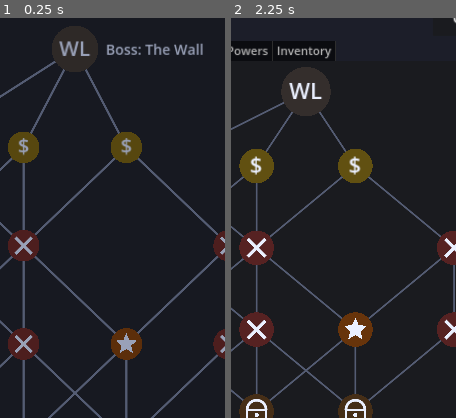
Above: before the commit, frames 1-2 (left to right).
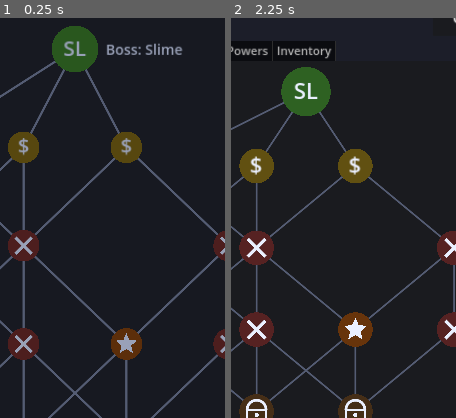
Above: after the commit, the same moments.

Repository: codercroft/Flick-Figures
Game: Godot game, scene res://scenes/map.tscn
Two runs of this game, one before a commit and one after it. Both use one fixed random seed, a clock stepped at 60 frames per second and the inputs below.
Inputs:
- Up to frame 1 (0.25 s): no input
- Up to frame 2 (2.25 s): click "i" at 0.5 s; click "Equipment (0)" at 1.25 s; click "i" at 2 s
The pictures show only the part of the screen within x 33-83%, y 7-57%; the shares and areas given below are measured in that part.

The runs differ from the first frame. In frame 1, 2.3% of the frame differs, in the area x 23-91%, y 2-14%; in frame 2, 2.1%.

Commit message:
Add Skull-o-tron boss: spinning compound body with breakable ball arms
Co-Authored-By: Claude Sonnet 5.5 <noreply@anthropic.com>
Claude-Session: https://claude.ai/code/session_01CJYKLDzyQUZGsZgothDQCe

Diff:
--- a/resources/figure_registry.tres
+++ b/resources/figure_registry.tres
@@ -27,10 +27,11 @@
 [ext_resource type="Resource" path="res://resources/figures/pinata.tres" id="28"]
 [ext_resource type="Resource" path="res://resources/figures/pinhead.tres" id="29"]
 [ext_resource type="Resource" path="res://resources/figures/juicer.tres" id="30"]
+[ext_resource type="Resource" path="res://resources/figures/boss_skull_o_tron.tres" id="31"]
 
 [resource]
 script = ExtResource("1")
 grunts = Array[ExtResource("2")]([ExtResource("3")])
 draftable = Array[ExtResource("2")]([ExtResource("7"), ExtResource("8"), ExtResource("9"), ExtResource("10"), ExtResour …(292 unchanged characters)…
 economy = Array[ExtResource("2")]([ExtResource("18"), ExtResource("27"), ExtResource("28")])
-bosses = Array[ExtResource("14")]([ExtResource("15"), ExtResource("16"), ExtResource("17")])
+bosses = Array[ExtResource("14")]([ExtResource("15"), ExtResource("16"), ExtResource("17"), ExtResource("31")])
--- /dev/null
+++ b/resources/figures/boss_skull_o_tron.tres
@@ -0,0 +1,15 @@
+[gd_resource type="Resource" script_class="BossData" load_steps=4 format=3]
+
+[ext_resource type="Script" path="res://scripts/boss_data.gd" id="1"]
+[ext_resource type="Script" path="res://scripts/figure_data.gd" id="2"]
+[ext_resource type="Resource" path="res://resources/figures/skull_o_tron.tres" id="3"]
+
+[resource]
+script = ExtResource("1")
+display_name = "Skull-o-tron"
+description = "Big and slow, and it spins. Break off its arms and every ball joins the fight."
+map_label = "SK"
+map_color = Color(0.55, 0.58, 0.7, 1)
+map_icon = 22
+enemies = Array[ExtResource("2")]([ExtResource("3")])
+enemy_flicks_per_turn = 1
--- /dev/null
+++ b/resources/figures/skull_ball.tres
@@ -0,0 +1,19 @@
+[gd_resource type="Resource" script_class="FigureData" load_steps=2 format=3]
+
+[ext_resource type="Script" path="res://scripts/figure_data.gd" id="1"]
+
+[resource]
+script = ExtResource("1")
+display_name = "Skull Ball"
+description = "A ball that broke off Skull-o-tron. Light and average."
+label = "SK"
+icon = 21
+color = Color(0.92, 0.9, 0.8, 1)
+radius = 38.0
+mass = 0.7
+bounce = 0.7
+damping_multiplier = 1.0
+flick_power_multiplier = 1.0
+knockback_taken_multiplier = 1.0
+accuracy = 0.8
+rarity = 0
--- /dev/null
+++ b/resources/figures/skull_o_tron.tres
@@ -0,0 +1,26 @@
+[gd_resource type="Resource" script_class="FigureData" load_steps=5 format=3]
+
+[ext_resource type="Script" path="res://scripts/figure_data.gd" id="1"]
+[ext_resource type="Script" path="res://scripts/abilities/skullotron_ability.gd" id="2"]
+[ext_resource type="Resource" path="res://resources/figures/skull_ball.tres" id="3"]
+
+[sub_resource type="Resource" id="Resource_1"]
+script = ExtResource("2")
+ball = ExtResource("3")
+
+[resource]
+script = ExtResource("1")
+display_name = "Skull-o-tron"
+description = "A big skull with three arms ending in balls. It spins while it moves. Hit an arm hard and the ball breaks off."
+label = "SKT"
+icon = 22
+color = Color(0.78, 0.8, 0.88, 1)
+radius = 95.0
+mass = 6.0
+bounce = 0.5
+damping_multiplier = 1.2
+flick_power_multiplier = 0.7
+knockback_taken_multiplier = 1.0
+accuracy = 0.7
+spawn_margin = 270.0
+ability = SubResource("Resource_1")
--- a/scripts/abilities/combined_ability.gd
+++ b/scripts/abilities/combined_ability.gd
@@ -130,3 +130,18 @@
 
 func cancels_rebound(figure: Figure) -> bool:
 	return first.cancels_rebound(figure) or second.cancels_rebound(figure)
+
+
+func setup_body(figure: Figure) -> void:
+	first.setup_body(figure)
+	second.setup_body(figure)
+
+
+func draw_body(figure: Figure) -> void:
+	first.draw_body(figure)
+	second.draw_body(figure)
+
+
+func on_shape_hit(figure: Figure, other: Figure, shape_node: Node, speed: float) -> void:
+	first.on_shape_hit(figure, other, shape_node, speed)
+	second.on_shape_hit(figure, other, shape_node, speed)
--- a/scripts/abilities/figure_ability.gd
+++ b/scripts/abilities/figure_ability.gd
@@ -159,3 +159,20 @@
 ## True if this figure never rebounds after hitting something during its own flick (Pusher).
 func cancels_rebound(_figure: Figure) -> bool:
 	return false
+
+
+## BODY HOOKS (bosses with a custom shape, Skull-o-tron).
+
+## Called once when the figure is ready: add extra collision shapes, allow spinning...
+func setup_body(_figure: Figure) -> void:
+	pass
+
+
+## Drawn first, under the round body, in the figure's own (rotating) coordinates.
+func draw_body(_figure: Figure) -> void:
+	pass
+
+
+## A figure hit one of this figure's EXTRA collision shapes (`shape_node`) at relative speed `speed`.
+func on_shape_hit(_figure: Figure, _other: Figure, _shape_node: Node, _speed: float) -> void:
+	pass
--- /dev/null
+++ b/scripts/abilities/skullotron_ability.gd
@@ -0,0 +1,114 @@
+class_name SkullotronAbility
+extends FigureAbility
+## Skull-o-tron: ONE physics body with a core and `arm_count` short arms, each ending in a ball (extra
+## collision shapes on the same body). It spins while it moves, so the arms sweep around and hit
+## things. An arm hit hard enough (`break_speed`) breaks off and its ball becomes a separate enemy
+## (`ball`), which adds a flick to the enemy side's turns. With every arm gone the core is lighter.
+
+@export var arm_count := 3
+## From the core's edge to the ball's center (px).
+@export var arm_length := 75.0
+@export var arm_thickness := 30.0
+@export var ball_radius := 38.0
+## Relative speed (px/s) of a hit on an arm or ball that breaks the arm off.
+@export var break_speed := 650.0
+## The enemy a broken-off ball becomes.
+@export var ball: FigureData
+## How fast (px/s) a freed ball flies outward.
+@export var burst_speed := 320.0
+## While moving it spins at this many rad/s per px/s of speed, up to `max_spin`.
+@export var spin_per_speed := 0.004
+@export var max_spin := 5.0
+## With every arm gone, the core's mass is multiplied by this (lighter = easier to knock off).
+@export var armless_mass_multiplier := 0.4
+## At most one arm breaks per this many ms (a single smash can't strip all three).
+@export var break_cooldown_ms := 350
+
+var _arms: Array[Dictionary] = []  # {angle, arm_shape, ball_shape, attached}
+var _base_mass := 0.0
+var _last_break_ms := -100000
+
+
+func setup_body(figure: Figure) -> void:
+	figure.lock_rotation = false
+	figure.angular_damp_mode = RigidBody2D.DAMP_MODE_REPLACE
+	figure.angular_damp = 4.0
+	_base_mass = figure.mass
+	_arms.clear()
+	for i in arm_count:
+		var angle := -PI / 2.0 + TAU * i / arm_count
+		var direction := Vector2.from_angle(angle)
+		var arm_node := CollisionShape2D.new()
+		var rect := RectangleShape2D.new()
+		rect.size = Vector2(arm_length, arm_thickness)
+		arm_node.shape = rect
+		arm_node.position = direction * (figure.radius + arm_length / 2.0 - 4.0)
+		arm_node.rotation = angle
+		figure.add_child(arm_node)
+		var ball_node := CollisionShape2D.new()
+		var circle := CircleShape2D.new()
+		circle.radius = ball_radius
+		ball_node.shape = circle
+		ball_node.position = direction * (figure.radius + arm_length)
+		figure.add_child(ball_node)
+		_arms.append({"angle": angle, "arm": arm_node, "ball": ball_node, "attached": true})
+
+
+func on_physics_process(figure: Figure, _delta: float) -> void:
+	var speed := figure.linear_velocity.length()
+	if speed > figure.stop_speed:
+		figure.angular_velocity = minf(speed * spin_per_speed, max_spin)  # it spins while it moves
+	else:
+		figure.angular_velocity = 0.0
+
+
+func on_shape_hit(figure: Figure, _other: Figure, shape_node: Node, speed: float) -> void:
+	if speed < break_speed or figure.knocked_off:
+		return
+	if Time.get_ticks_msec() - _last_break_ms < break_cooldown_ms:
+		return
+	for arm in _arms:
+		if arm.attached and (arm.arm == shape_node or arm.ball == shape_node):
+			_break_arm(figure, arm)
+			return
+
+
+func _break_arm(figure: Figure, arm: Dictionary) -> void:
+	_last_break_ms = Time.get_ticks_msec()
+	arm.attached = false
+	var ball_position: Vector2 = figure.to_global(arm.ball.position)
+	var outward := Vector2.from_angle(arm.angle + figure.rotation)
+	for node in [arm.arm, arm.ball]:
+		figure.remove_child(node)  # out of the physics body right away
+		node.queue_free()
+	if ball != null:
+		figure.shed([{
+			"data": ball,
+			"position": ball_position + outward * 6.0,
+			"velocity": outward * burst_speed + figure.linear_velocity * 0.5,
+		}], true)
+	if arms_left() == 0:
+		figure.mass = _base_mass * armless_mass_multiplier
+	figure.queue_redraw()
+
+
+func arms_left() -> int:
+	var left := 0
+	for arm in _arms:
+		if arm.attached:
+			left += 1
+	return left
+
+
+func draw_body(figure: Figure) -> void:
+	var color := figure.data.color
+	for arm in _arms:
+		if not arm.attached:
+			continue
+		var direction := Vector2.from_angle(arm.angle)
+		var start := direction * figure.radius * 0.6
+		var end := direction * (figure.radius + arm_length)
+		figure.draw_line(start, end, color.darkened(0.4), arm_thickness)
+		figure.draw_circle(end, ball_radius, color.darkened(0.2))
+		figure.draw_arc(end, ball_radius - 3.0, 0.0, TAU, 24, Color(1, 1, 1, 0.8), 5.0, true)
+		figure.draw_circle(end + Vector2(-ball_radius, -ball_radius) * 0.3, ball_radius * 0.2, color.lightened(0.5))
--- a/scripts/boss_data.gd
+++ b/scripts/boss_data.gd
@@ -8,6 +8,8 @@
 ## Placeholder text and color for this boss's node on the run map.
 @export var map_label := "B"
 @export var map_color := Color(0.8, 0.2, 0.2)
+## Optional little icon drawn above the label on the map (FigureIcons.Icon, 0 = none).
+@export var map_icon: FigureIcons.Icon = FigureIcons.Icon.NONE
 ## The enemy figures for the boss fight, left to right.
 @export var enemies: Array[FigureData] = []
 ## How many flicks the enemy side takes per turn in this fight (each one is the best shot of
--- a/scripts/figure.gd
+++ b/scripts/figure.gd
@@ -10,6 +10,8 @@
 ## A figure wants to be replaced by new figures (Slime splitting). `pieces` is an array of
 ## {data, position, velocity} dictionaries; main.gd spawns them and removes `parent`.
 signal split_requested(parent: Figure, pieces: Array, grants_flicks: bool)
+## A figure sheds pieces but stays itself (Skull-o-tron's arms): main.gd spawns them.
+signal shed_requested(parent: Figure, pieces: Array, grants_flicks: bool)
 
 enum Team { PLAYER, ENEMY }
 
@@ -167,6 +169,7 @@
 	contact_monitor = true
 	max_contacts_reported = 8
 	body_entered.connect(_on_body_entered)
+	body_shape_entered.connect(_on_body_shape_entered)
 	add_to_group("figures")
 	if finish != null:
 		if finish.look == FinishData.Look.TRANSLUCENT:
@@ -188,6 +191,7 @@
 	add_child(collision)
 
 	_update_collision()
+	ability.setup_body(self)
 
 
 ## The toy finish drawn on top of the body: sparkle, sheen, glow or rubber (translucent is
@@ -239,6 +243,7 @@
 
 
 func _draw() -> void:
+	ability.draw_body(self)
 	# A faint circle shows the aura (Crazy Man) around the figure.
 	var aura_radius := ability.get_aura_radius(self)
 	if aura_radius > 0.0:
@@ -248,11 +253,11 @@
 	var fill := data.color.lerp(GREYED_OUT, 0.85) if greyed else data.color
 	# The body squashes/stretches along _squash_angle; the details on top only grow.
 	var stretch := maxf(1.0 + _squash_amount, 0.2)
-	draw_set_transform(Vector2.ZERO, _squash_angle, Vector2(stretch, 1.0 / stretch) * (1.0 + _pop))
+	draw_set_transform(Vector2.ZERO, _squash_angle - rotation, Vector2(stretch, 1.0 / stretch) * (1.0 + _pop))
 	draw_circle(Vector2.ZERO, radius, fill)
 	# The ring shows which side the figure is on (any figure can be on either side).
 	draw_arc(Vector2.ZERO, radius - 4.0, 0.0, TAU, 48, ENEMY_RING if team == Team.ENEMY else PLAYER_RING, 8.0, true)
-	draw_set_transform(Vector2.ZERO, 0.0, Vector2.ONE * (1.0 + _pop))
+	draw_set_transform(Vector2.ZERO, -rotation, Vector2.ONE * (1.0 + _pop))
 	if selected:
 		draw_arc(Vector2.ZERO, radius + 10.0, 0.0, TAU, 48, Color(1.0, 0.9, 0.3), 8.0, true)
 	draw_circle(Vector2(-radius, -radius) * 0.3, radius * 0.22, fill.lightened(0.4))
@@ -270,7 +275,7 @@
 		draw_string(ThemeDB.fallback_font, Vector2(-radius, -radius * 0.08), label,
 				HORIZONTAL_ALIGNMENT_CENTER, radius * 2.0, font_size, ink)
 		FigureIcons.draw(self, data.icon, Vector2(0.0, radius * 0.46), radius * 0.3, ink)
-	draw_set_transform(Vector2.ZERO, 0.0, Vector2.ONE)
+	draw_set_transform(Vector2.ZERO, -rotation, Vector2.ONE)
 	if upgrade != null:
 		# A little gold pip in the upper right marks a figure-specific upgrade.
 		var pip := Vector2(radius, -radius) * 0.66
@@ -422,6 +427,17 @@
 	return sources
 
 
+## A hit on one of the body's collision shapes: lets the ability react to hits on extra shapes (arms).
+func _on_body_shape_entered(_body_rid: RID, body: Node, _body_shape: int, local_shape: int) -> void:
+	var other := body as Figure
+	if other == null or local_shape == 0:
+		return
+	var shape_node := shape_owner_get_owner(shape_find_owner(local_shape))
+	var speed := maxf((_last_velocity - other._last_velocity).length(),
+			(_prev_velocity - other._prev_velocity).length())
+	ability.on_shape_hit.call_deferred(self, other, shape_node, speed)
+
+
 ## Below the settle speed right now (not necessarily stopped for good yet).
 func is_slow() -> bool:
 	return linear_velocity.length() < stop_speed
@@ -565,6 +581,11 @@
 	split_requested.emit(self, pieces, grants_flicks)
 
 
+## Sheds `pieces` ({data, position, velocity}) as new figures on this team; this figure stays.
+func shed(pieces: Array, grants_flicks := false) -> void:
+	shed_requested.emit(self, pieces, grants_flicks)
+
+
 ## Power: can't flick and can't be moved (a static body) for `rounds` rounds.
 func freeze_for(rounds: int) -> void:
 	frozen_rounds = rounds
--- a/scripts/figure_data.gd
+++ b/scripts/figure_data.gd
@@ -35,3 +35,5 @@
 @export var pays_income := true
 ## Optional special behavior. Pick a FigureAbility subclass (e.g. BomboAbility) in the Inspector.
 @export var ability: FigureAbility
+## Bosses with a big body: distance (px) from the top of the board where it starts (0 = the normal margin).
+@export var spawn_margin := 0.0
--- a/scripts/figure_icons.gd
+++ b/scripts/figure_icons.gd
@@ -4,7 +4,7 @@
 ## entry to the enum and a new case in draw() to make another icon.
 
 enum Icon { NONE, ARROW, SHIELD, POWER, BOMB, SPRING, BONK, BURST, MAGNET, BUMPER, FIRECRACKER, SLIME, COIN,
-		DOUBLE, GHOST, GLUE, SPLIT, RALLY, PIGGY, PINATA, PIN, DROPLET }
+		DOUBLE, GHOST, GLUE, SPLIT, RALLY, PIGGY, PINATA, PIN, DROPLET, SKULL }
 
 
 ## Draws `icon` centered at `center`, roughly `size` px from the middle to the edge.
@@ -109,3 +109,9 @@
 			canvas.draw_arc(center + Vector2(s * 0.2, s * 0.2), s * 0.6, 0.0, TAU, 20, color, w)
 			canvas.draw_line(center + Vector2(s * 0.2, -s * 0.4), center + Vector2(s * 0.2, -s * 0.95), color, w)
 			canvas.draw_line(center + Vector2(-s, s * 0.2), center + Vector2(-s * 0.6, s * 0.2), color, w)
+		Icon.SKULL:  # a skull: round head, two eyes, jaw
+			canvas.draw_arc(center + Vector2(0, -s * 0.15), s * 0.75, 0.0, TAU, 20, color, w)
+			canvas.draw_circle(center + Vector2(-s * 0.3, -s * 0.2), w * 0.9, color)
+			canvas.draw_circle(center + Vector2(s * 0.3, -s * 0.2), w * 0.9, color)
+			canvas.draw_line(center + Vector2(-s * 0.35, s * 0.75), center + Vector2(s * 0.35, s * 0.75), color, w)
+			canvas.draw_line(center + Vector2(0, s * 0.45), center + Vector2(0, s * 0.95), color, w * 0.7)
--- a/scripts/main.gd
+++ b/scripts/main.gd
@@ -663,6 +663,8 @@
 		# Stagger every other enemy so they are not in a straight line.
 		# Big figures start a bit lower so they don't overlap the arena's top wall.
 		var top_margin := maxf(160.0, RunManager.enemies[i].radius + 45.0)
+		if RunManager.enemies[i].spawn_margin > 0.0:
+			top_margin = RunManager.enemies[i].spawn_margin
 		var stagger := 0.0 if RunManager.enemies_in_row else 120.0 * (i % 2)
 		var pos := Vector2(rect.position.x + slot_width * (i + 0.5), rect.position.y + top_margin + stagger)
 		if i < RunManager.enemy_positions.size() and RunManager.enemy_positions[i] != Vector2.INF:
@@ -681,10 +683,29 @@
 	figure.impacted.connect(game_feel.on_impact)
 	figure.fell_off.connect(game_feel.on_fell_off)
 	figure.split_requested.connect(_on_split_requested)
+	figure.shed_requested.connect(_on_shed_requested)
 	figure.on_deck = team == Figure.Team.PLAYER
 	figure.position = pos
 	figures_root.add_child(figure)
 	return figure
+
+
+## A figure sheds pieces but stays (Skull-o-tron loses an arm): the pieces join its team as new figures.
+func _on_shed_requested(parent: Figure, pieces: Array, grants_flicks: bool) -> void:
+	if not _is_alive(parent):
+		return
+	for piece in pieces:
+		var spawned := _spawn_figure(parent.team, piece.data, piece.position, null, null, null, parent.scale_factors)
+		spawned.apply_central_impulse(piece.velocity * spawned.mass)
+		if parent.team == Figure.Team.ENEMY:
+			_enemies.append(spawned)
+		else:
+			spawned.on_deck = false
+			spawned.flickable = false
+			spawned.deck_position = parent.deck_position
+			_players.append(spawned)
+	if grants_flicks and parent.team == Figure.Team.ENEMY:
+		_enemy_flicks = mini(_enemy_flicks + flicks_per_split * pieces.size(), maxi(max_enemy_flicks, _enemy_flicks))
 
 
 ## A figure (a Slime) splits: spawn its pieces on its team, then remove it. The pieces are new
--- a/scripts/map_icons.gd
+++ b/scripts/map_icons.gd
@@ -30,7 +30,7 @@
 
 
 ## Swords for combat, a star for elite, $ for shop, a chest for treasure, a label for the boss.
-static func draw(canvas: CanvasItem, font: Font, node_type: MapNode.Type, c: Vector2, r: float, ink: Color, boss_label := "B") -> void:
+static func draw(canvas: CanvasItem, font: Font, node_type: MapNode.Type, c: Vector2, r: float, ink: Color, boss_label := "B", boss_icon := FigureIcons.Icon.NONE) -> void:
 	match node_type:
 		MapNode.Type.COMBAT:
 			canvas.draw_line(c + Vector2(-r, -r) * 0.5, c + Vector2(r, r) * 0.5, ink, maxf(r * 0.16, 2.0), true)
@@ -49,4 +49,8 @@
 			canvas.draw_arc(c + Vector2(0.0, -r * 0.1), r * 0.55, PI, TAU, 12, ink, w, true)
 			canvas.draw_circle(c + Vector2(0.0, r * 0.2), maxf(r * 0.12, 2.0), ink)
 		MapNode.Type.BOSS:
-			canvas.draw_string(font, c + Vector2(-r, r * 0.3), boss_label, HORIZONTAL_ALIGNMENT_CENTER, r * 2.0, int(r * 0.9), ink)
+			if boss_icon != FigureIcons.Icon.NONE:
+				FigureIcons.draw(canvas, boss_icon, c + Vector2(0.0, -r * 0.28), r * 0.42, ink)
+				canvas.draw_string(font, c + Vector2(-r, r * 0.62), boss_label, HORIZONTAL_ALIGNMENT_CENTER, r * 2.0, int(r * 0.5), ink)
+			else:
+				canvas.draw_string(font, c + Vector2(-r, r * 0.3), boss_label, HORIZONTAL_ALIGNMENT_CENTER, r * 2.0, int(r * 0.9), ink)
--- a/scripts/map_mini.gd
+++ b/scripts/map_mini.gd
@@ -63,7 +63,7 @@
 			draw_arc(c, r + 3.0 + 2.0 * sin(_time * 4.0 + node.id), 0.0, TAU, 28, Color(1.0, 0.85, 0.3), 3.0, true)
 		if node.id == RunManager.current_node:
 			draw_arc(c, r + 4.0, 0.0, TAU, 28, Color.WHITE, 3.0, true)
-		MapIcons.draw(self, font, node.type, c, r, Color(0.92, 0.94, 1.0), RunManager.boss.map_label)
+		MapIcons.draw(self, font, node.type, c, r, Color(0.92, 0.94, 1.0), RunManager.boss.map_label, RunManager.boss.map_icon)
 	# "You are here": a marker at the start of the act, or the ringed node.
 	if RunManager.current_node == -1:
 		draw_string(font, Vector2(8.0, size.y - 6.0), "Start of the act", HORIZONTAL_ALIGNMENT_LEFT, -1, 24, Color(0.7, 0.75, 0.85))
--- a/scripts/map_view.gd
+++ b/scripts/map_view.gd
@@ -105,6 +105,6 @@
 	if node.id == RunManager.current_node:
 		draw_arc(center, radius + 6.0, 0.0, TAU, 40, Color.WHITE, 5.0, true)
 	var ink := text_color if (is_reachable or node.visited) else dim_text_color
-	MapIcons.draw(self, font, node.type, center, radius, ink, RunManager.boss.map_label)
+	MapIcons.draw(self, font, node.type, center, radius, ink, RunManager.boss.map_label, RunManager.boss.map_icon)
 	if node.visited:
 		draw_polyline(PackedVector2Array([center + Vector2(-12, 26), center + Vector2(-3, 36), center + Vector2(16, 14)]), Color.WHITE, 6.0, true)
Not shown: 1 places in resources/figure_registry.tres that only renumber resources
Not shown, changed: CLAUDE.md
